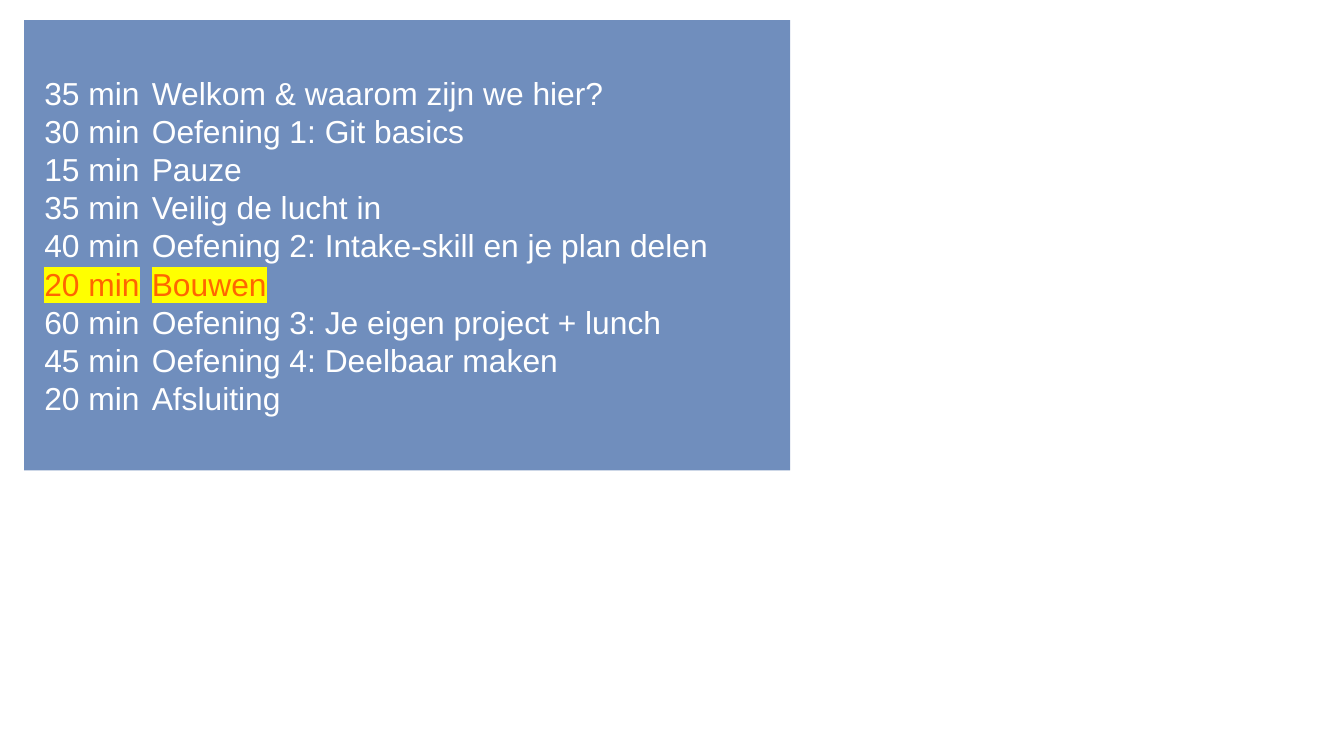
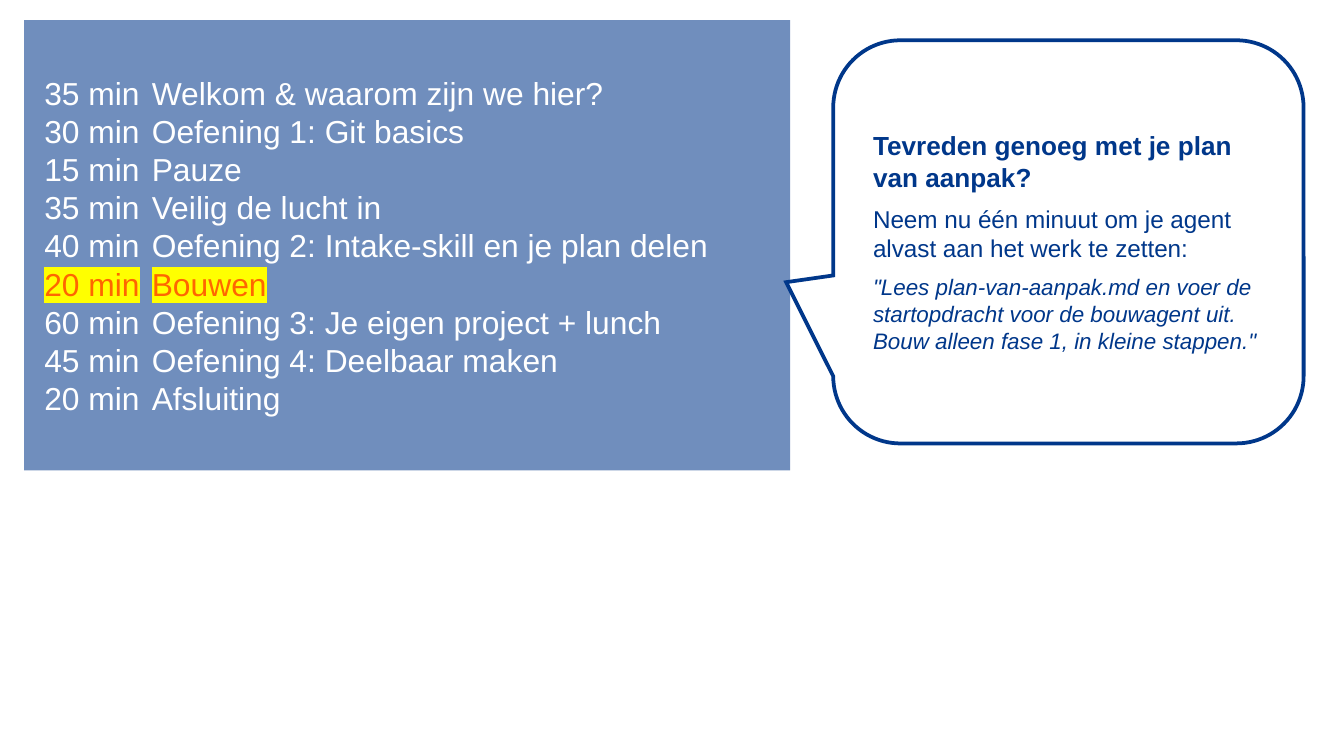
Before and after one commit to TeamNLSportScienceCentre/teamnl-agentic-engineering, a slide deck: slide 50 of docs/agentic-engineering-sessie-1.pptx. Drawn at 1344x756 pixels with LibreOffice and Linux fonts; fonts in the diff are those of the drawing; background and template pictures are left out. Boxes give left, top, right and bottom in pixels: in the first picture for what was removed or moved away, otherwise in the second. Text is boxed around its words. In the diff, an @@ line names an element or a change of style, - is before the commit and + after.

```diff
--- a/docs/agentic-engineering-sessie-1.pptx
+++ b/docs/agentic-engineering-sessie-1.pptx
@@ rounded speech box added at (833,40,1304,444), fill #FFFFFF, outline #00378A 2 pt, 12 pt, text #00378A, italic @@
+Tevreden genoeg met je plan van aanpak?
+Neem nu één minuut om je agent alvast aan het werk te zetten:
+"Lees plan-van-aanpak.md en voer de startopdracht voor de bouwagent uit. Bouw alleen fase 1, in kleine stappen."
```
Also in this commit, not shown: 5 other slides changed, 1 slide added, 1 slide removed, 3 other files.
